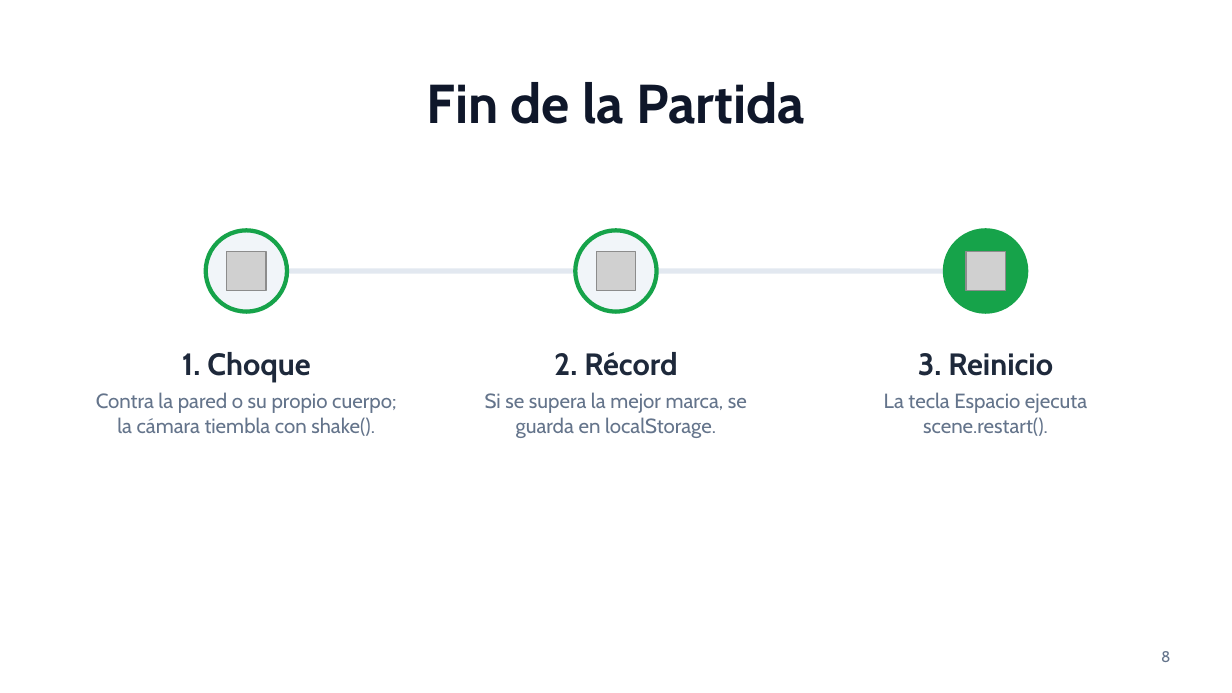
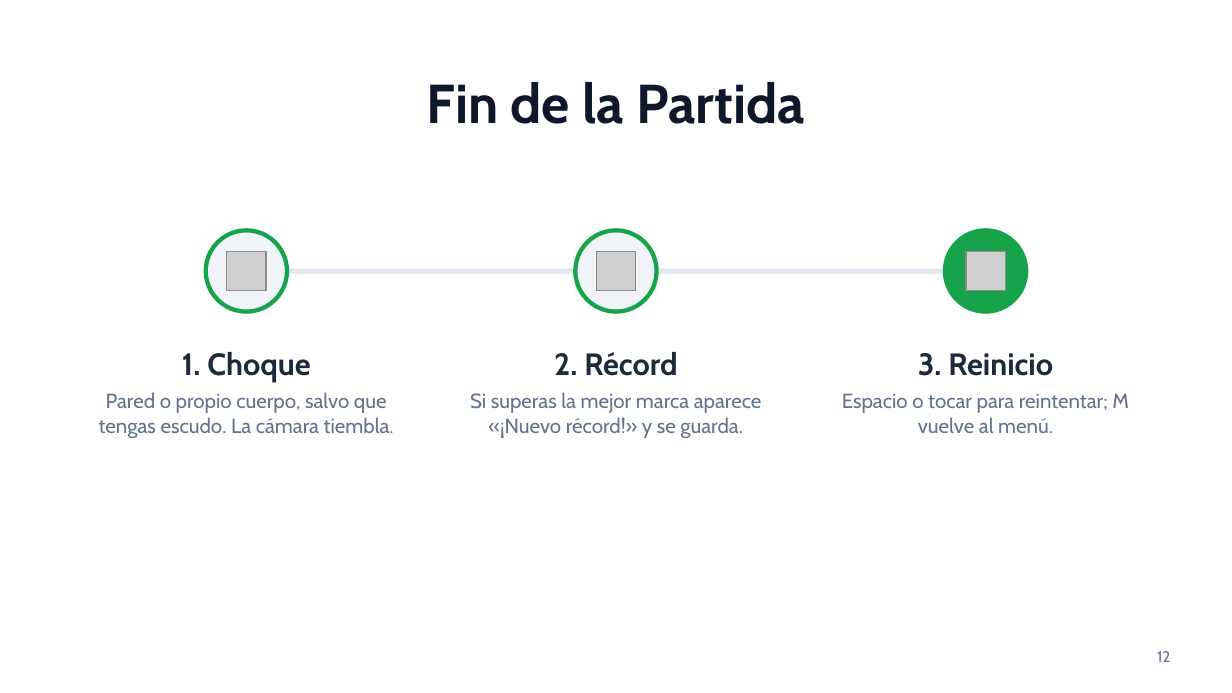
Before and after one commit to 2026B-sof-jueg-gr1/VELASQUEZ-CANDO-CAROL-ABIGAIL-jueg-gr3, a slide deck: slide 12 of Snake/Presentación de Snake.pptx (slide 8 before the commit). Drawn at 1232x693 pixels with LibreOffice and Linux fonts; fonts in the diff are those of the drawing; grey boxes stand for pictures. Boxes give left, top, right and bottom in pixels: in the first picture for what was removed or moved away, otherwise in the second. Text is boxed around its words. In the diff, an @@ line names an element or a change of style, - is before the commit and + after.

Commit message:
Update: actualizar presentacion para exposicion

```diff
--- a/Snake/Presentación de Snake.pptx
+++ b/Snake/Presentación de Snake.pptx
@@ text at box(99, 392, 394, 438): text changed @@
-Contra la pared o su propio cuerpo; la cámara tiembla con shake().
+Pared o propio cuerpo, salvo que tengas escudo. La cámara tiembla.
@@ text at box(470, 392, 762, 438): text changed @@
-Si se supera la mejor marca, se guarda en localStorage.
+Si superas la mejor marca aparece «¡Nuevo récord!» y se guarda.
@@ text at box(842, 393, 1129, 433): text changed @@
-La tecla Espacio ejecuta scene.restart().
+Espacio o tocar para reintentar; M vuelve al menú.
@@ page number at box(1157, 651, 1171, 662): text changed @@
-8
+12
```
Also in this commit, not shown: 6 other slides changed, 6 slides added, 2 slides removed, 1 other file.
